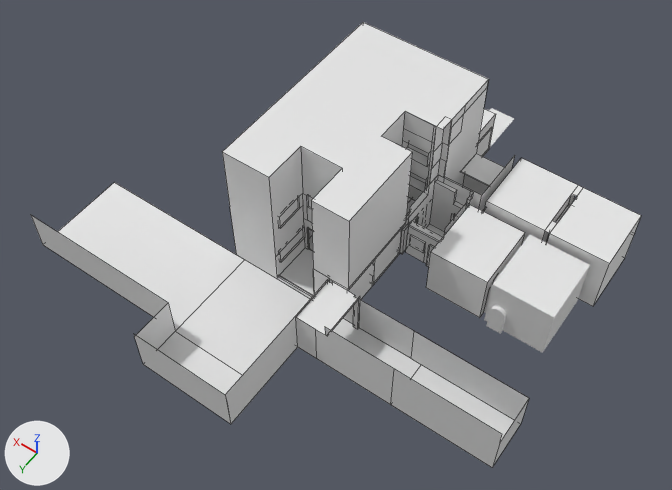
Renders of the Blender file Assets/Models/rooms.blend from each side of a commit.
Camera for both pictures: a 50 mm camera at (-5.5, 66.5, 65.9) aimed at (23.0, 26.7, 3.3). The axes (+X, +Y, +Z) are drawn at lower left. The lights are the same throughout. Mesh edges are drawn as thin lines on the coarser meshes. The same objects are shown in both versions, whatever each file hides.

The scene before the commit, as lines of its bpy script (objects in view):
```python
me_layer5_curve__045 = bpy.data.meshes.new('Layer5_curve_.045')
me_layer5_curve__045.from_pydata(...)  # 87 vertices, 38 faces, 5 loose edges; spans x 14.25..18.69, y 10.37..16.97, z -0.15..11.95
me_layer5_curve__045.materials.append(mat_b3_baked)  # its picture is missing
me_layer5_curve__051 = bpy.data.meshes.new('Layer5_curve_.051')
me_layer5_curve__051.from_pydata(...)  # 103 vertices, 57 faces; spans x 19.78..22.67, y 17.16..21.37, z 0.0..12.22
me_layer5_curve__051.materials.append(mat_d4_baked)  # its picture is missing
me_layer5_curve__053 = bpy.data.meshes.new('Layer5_curve_.053')
me_layer5_curve__053.from_pydata(...)  # 177 vertices, 98 faces; spans x -4.6..38.8, y 15.9..48.3, z 0.0..13.2
me_layer5_curve__053.materials.append(mat_g3_baked)  # its picture is missing
ob_room_b3 = bpy.data.objects.new('room_B3', me_layer5_curve__045)
ob_room_b3.location = (-1.56, -0.08, 0.1)
ob_room_b3.scale = (1.1, 1.1, 1.1)
ob_room_d4 = bpy.data.objects.new('room_D4', me_layer5_curve__051)
ob_room_d4.location = (-2.36, -0.78, 0.13)
ob_room_d4.scale = (1.07, 1.07, 1.07)
ob_room_g3 = bpy.data.objects.new('room_G3', me_layer5_curve__053)
ob_room_g3.location = (7.06, -4.55, 0.06)
# also in view: 'room_C2' at (12.7, 20.8, 2.7); 'room_B1' at (8.7, 14.0, 3.0); 'room_C1_2' at (7.1, 20.8, 2.7); 'room_C3' at (17.2, 19.5, 3.3)
```
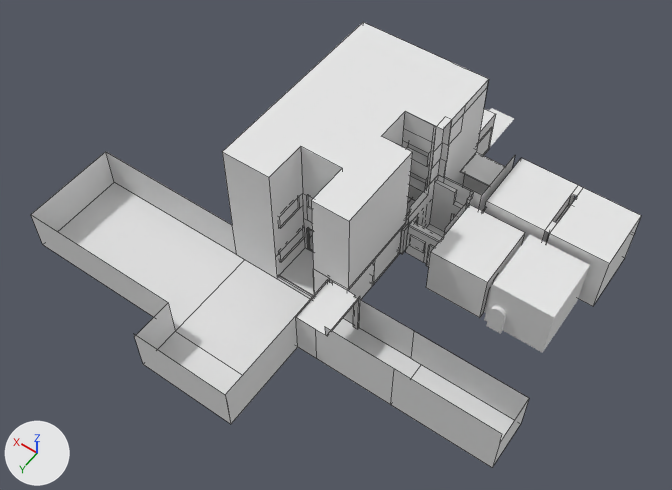
Where the newer file only moved an object's origin or applied its transform, the numbers keep the older frame.

What changed in the scene script:
```text
Change me_layer5_curve__053:
    used by ob_room_g3; location = (7.06, -4.55, 0.06)
    remove me_layer5_curve__053.from_pydata(...)  # 177 vertices, 98 faces; spans x -4.6..38.8, y 15.9..48.3, z 0.0..13.2
    add me_layer5_curve__053.from_pydata(...)  # 205 vertices, 112 faces; spans x -4.6..38.8, y 15.9..48.3, z 0.0..13.2
    me_layer5_curve__053 part 1: 4 vertices removed from x 15.7..19.0, y 31.0, z 0.3..3.3; 32 vertices added at x 11.2..38.8, y 15.9..35.2, z 0.0..13.2
```

Pixel boxes [x1, y1, x2, y2] of what changed, in the pictures (672 x 490 px):
part 1 of me_layer5_curve__053, built on
    before: [280, 228, 314, 296]
    after: [31, 22, 488, 279]
